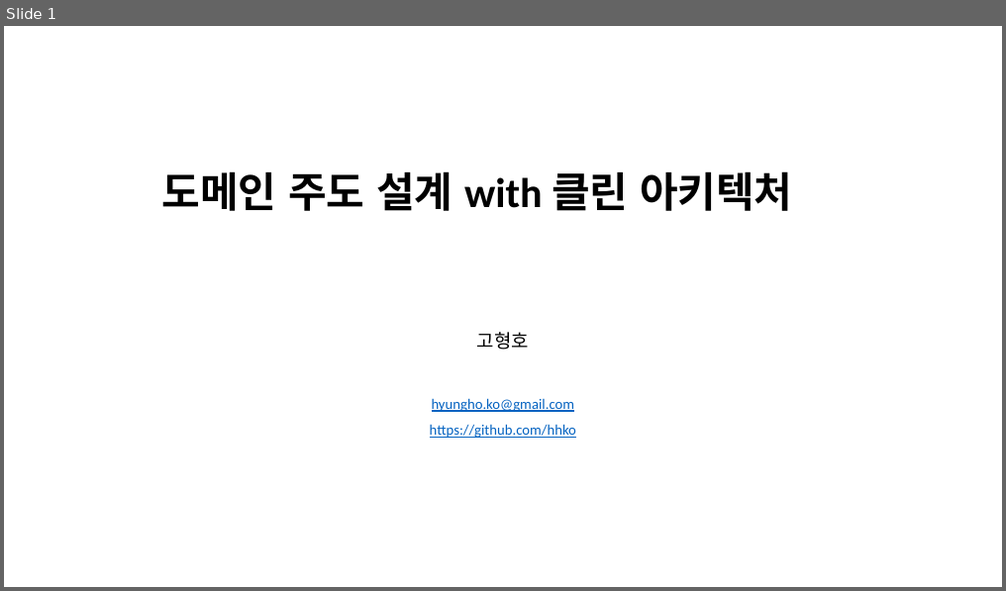
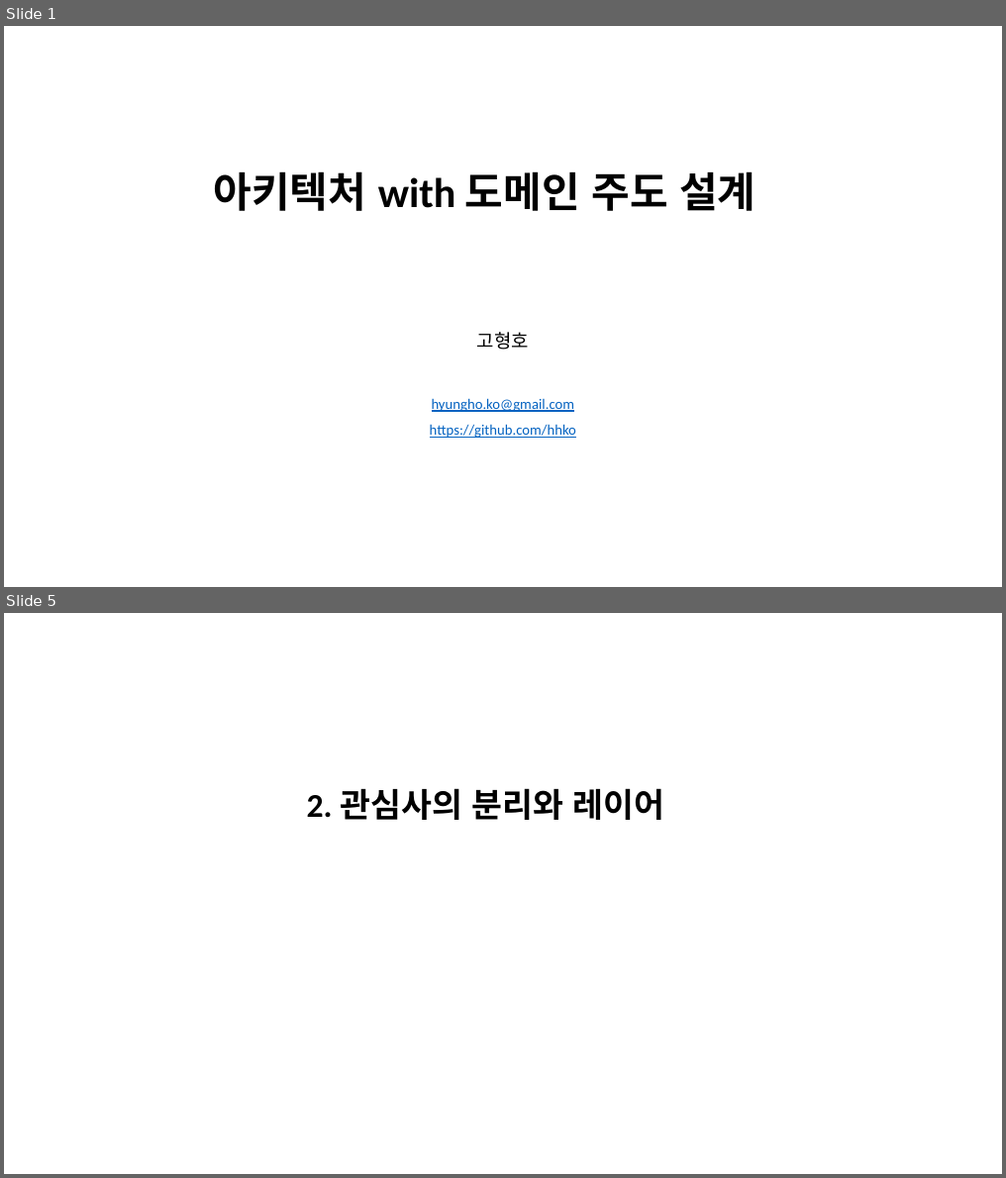
Before and after one commit to hhko/ArchDdd, a slide deck: README.pptx. Shown one above the other, each under a label of ours: slide 1 before the commit, slides 1 and 5 after it; the slides between them are not shown. The pictures are 1006x591 and 1006x1178 pixels, drawn with LibreOffice and Linux fonts; fonts in the diff are those of the drawing. Boxes give left, top, right and bottom in pixels: in the first picture for what was removed or moved away, otherwise in the second. Text is boxed around its words. In the diff, an @@ line names an element or a change of style, - is before the commit and + after.

Commit message:
docs: 아키텍처 개요 추가

```diff
--- a/README.pptx
+++ b/README.pptx
@@ slide 5 added at [4, 613, 1002, 1174], background #FFFFFF @@
@@ text added at [307, 788, 665, 820], 32 pt, text #000000, bold @@
+2. 관심사의 분리와 레이어
@@ slide 1 changed as well @@
@@ text at [214, 172, 755, 211]: text changed @@
-도메인 주도 설계 with 클린 아키텍처
+아키텍처 with 도메인 주도 설계
```
Also in this commit, not shown: 3 other slides changed, 47 other slides added.
